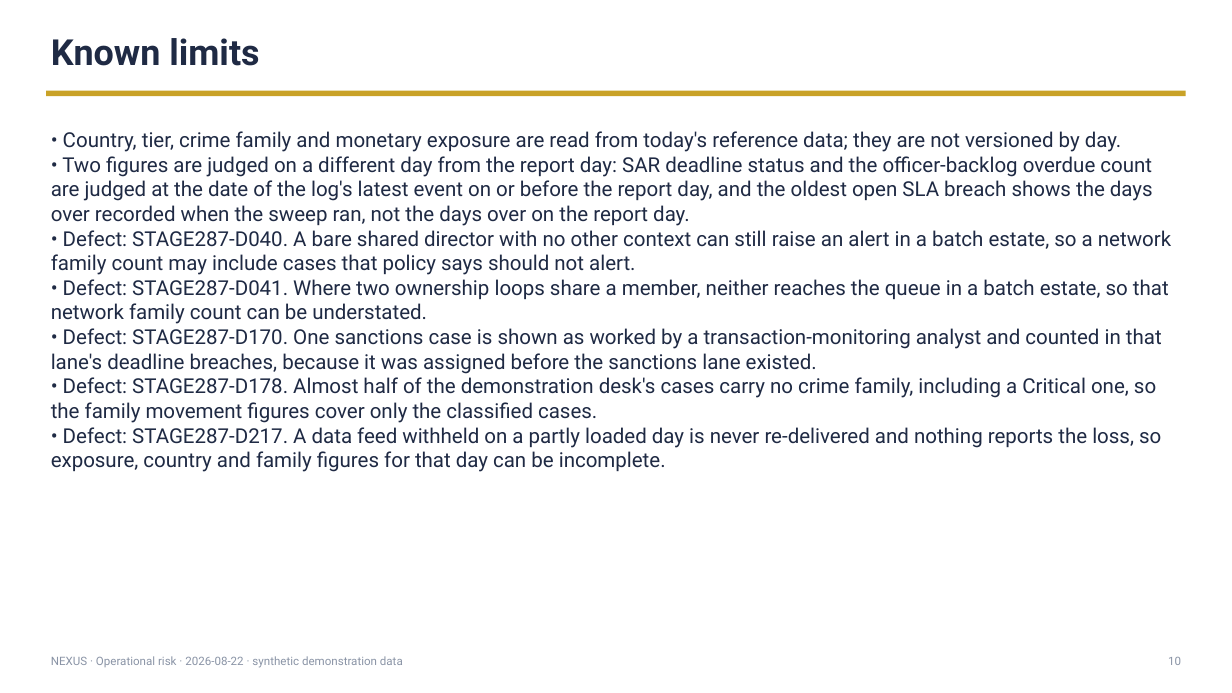
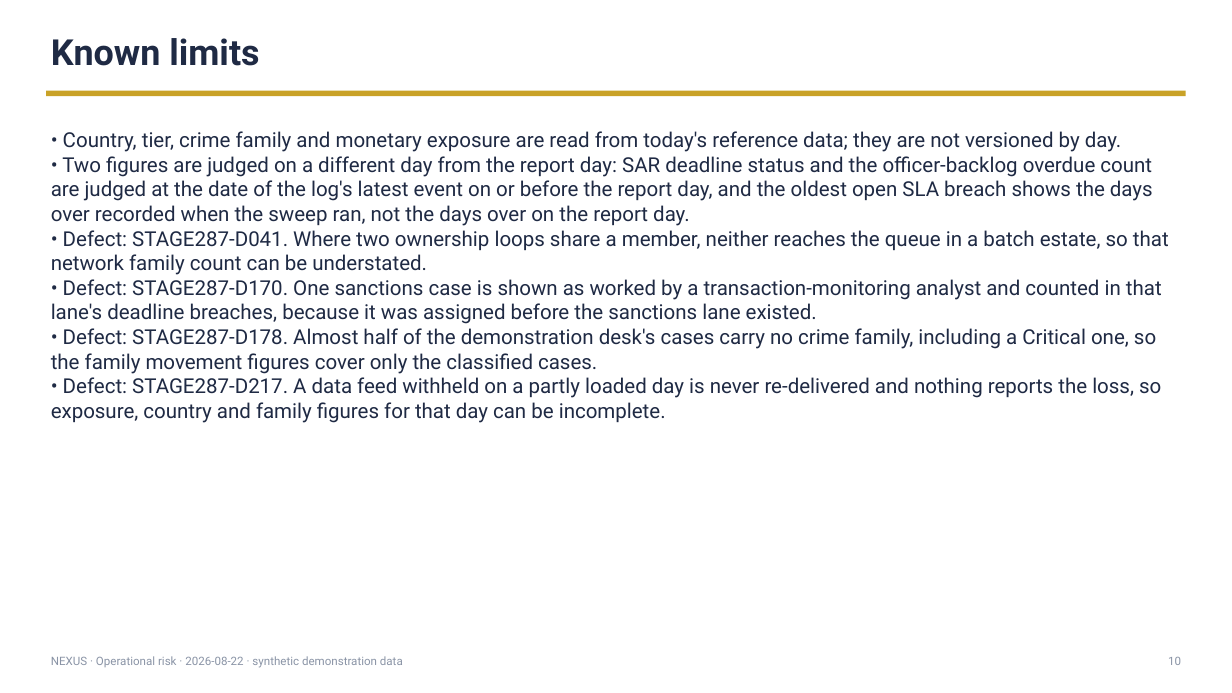
Before and after one commit to dhartwig-fc/dan-hartwig-portfolio, a slide deck: slide 10 of projects/nexus/runtime-demo/risk_report.pptx. Drawn at 1232x693 pixels with LibreOffice and Linux fonts; fonts in the diff are those of the drawing. Boxes give left, top, right and bottom in pixels: in the first picture for what was removed or moved away, otherwise in the second. Text is boxed around its words. In the diff, an @@ line names an element or a change of style, - is before the commit and + after.

```diff
--- a/projects/nexus/runtime-demo/risk_report.pptx
+++ b/projects/nexus/runtime-demo/risk_report.pptx
@@ text at [51, 230, 1171, 275]: paragraph removed @@
-• Defect: STAGE287-D040. A bare shared director with no other context can still raise an alert in a batch estate, so a network family count may include cases that policy says should not alert.
```
Also in this commit, not shown: 1 other file.
